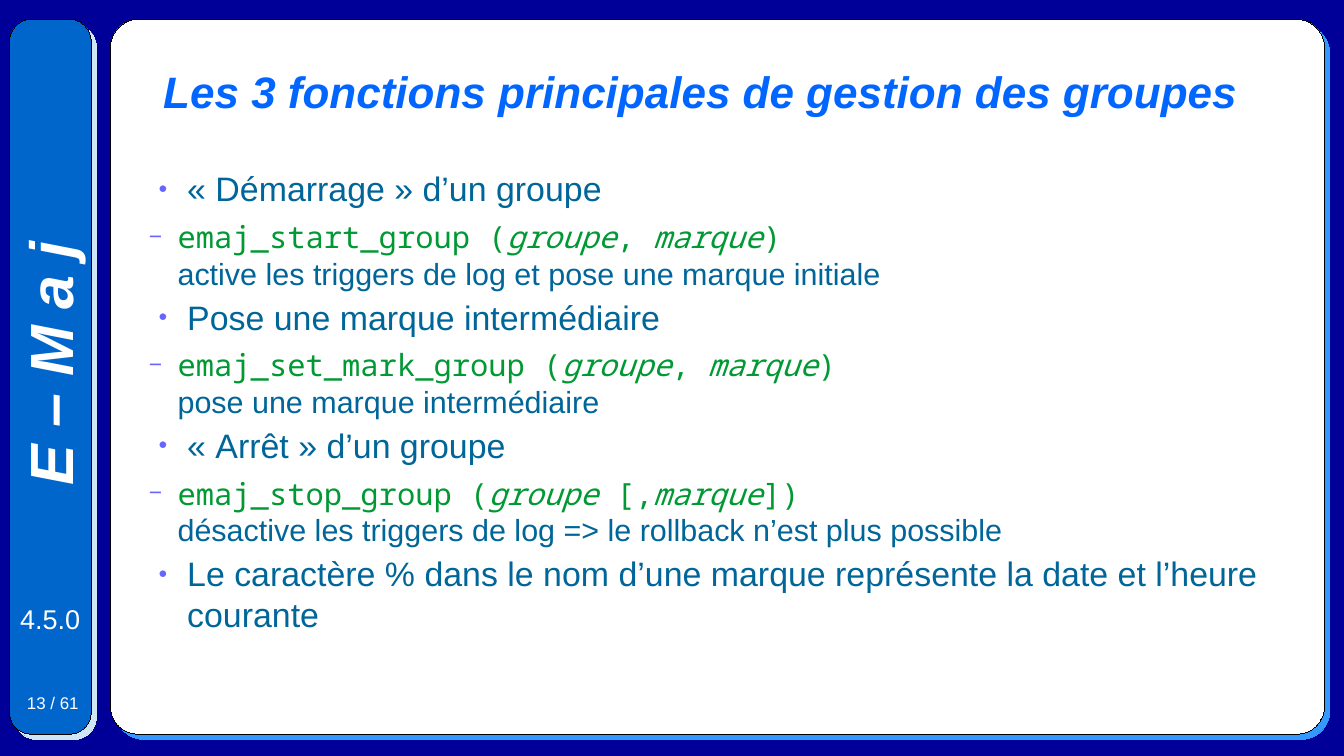
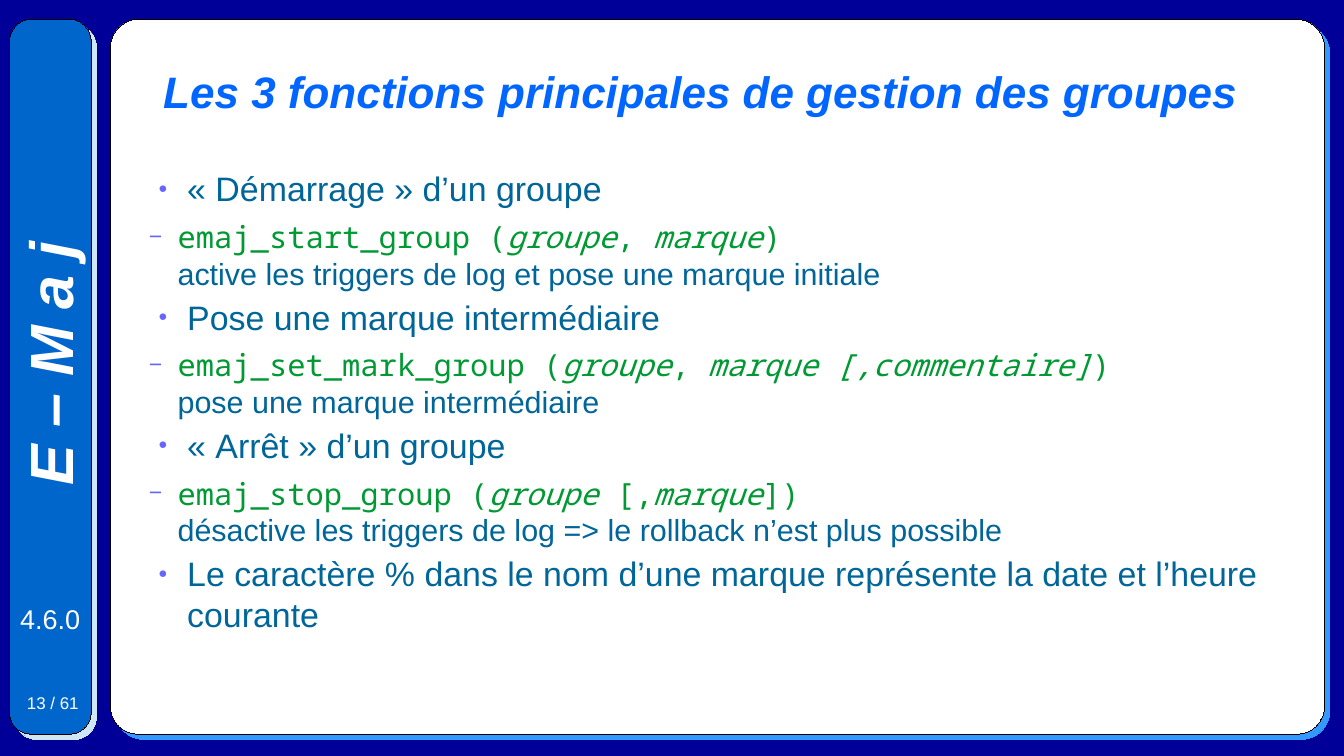
Before and after one commit to beaud76/emaj_doc, a slide deck: slide 13 of Emaj.devel_pres_fr.odp. Drawn at 1344x756 pixels with LibreOffice and Linux fonts; fonts in the diff are those of the drawing. Boxes give left, top, right and bottom in pixels: in the first picture for what was removed or moved away, otherwise in the second. Text is boxed around its words. In the diff, an @@ line names an element or a change of style, - is before the commit and + after.

```diff
--- a/Emaj.devel_pres_fr.odp
+++ b/Emaj.devel_pres_fr.odp
@@ text at (x1=178, y1=353, x2=1092, y2=419): text changed @@
-  − emaj_set_mark_group (groupe, marque)
-    pose une marque intermédiaire
+  − emaj_set_mark_group (groupe, marque [,commentaire])
+    pose une marque intermédiaire
@@ text at (x1=20, y1=610, x2=80, y2=630): text changed @@
-4.5.0
+4.6.0
```
Also in this commit, not shown: 59 other slides changed, 34 other files.
